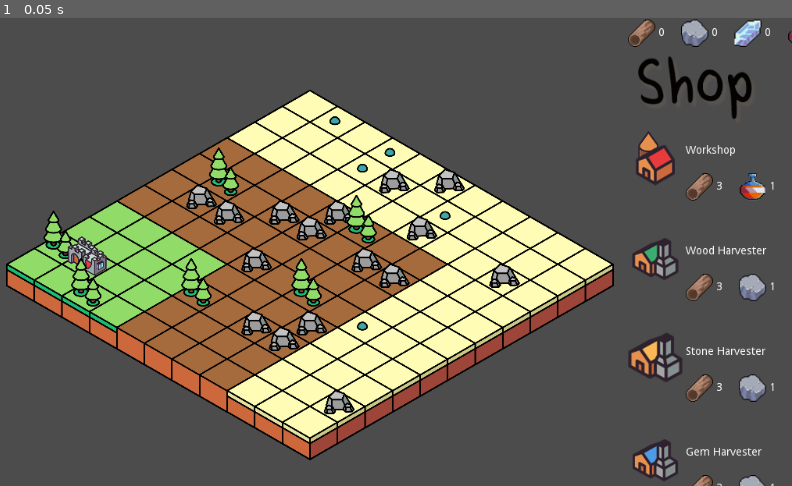
Above: before the commit, frame 1.
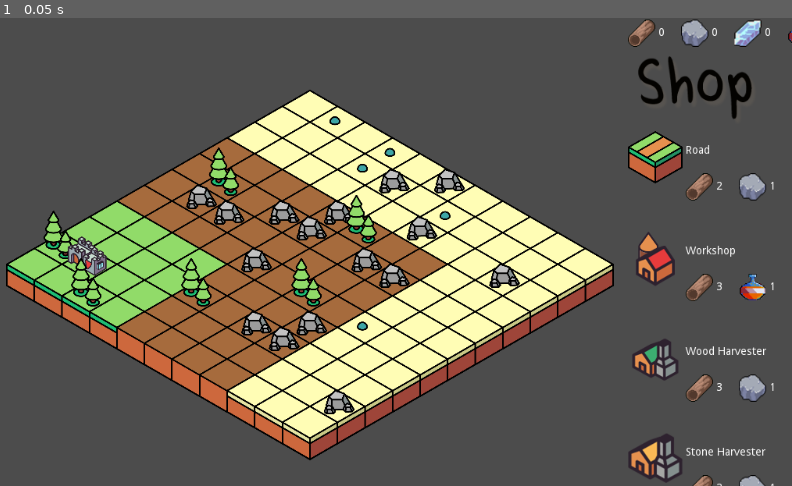
Above: after the commit, the same moment.

Repository: cyrillbrito/gmtk-22
Game: Godot game, scene res://Main/Main.tscn
Same seed, same stepped clock (60 frames per second), same inputs: the game is played once before the commit and once after it.
Inputs:
- Up to frame 1 (0.05 s): no input

The runs differ from the first frame. In frame 1, 2.2% of the frame differs, in the area x 79-97%, y 24-100%.

Commit message:
Added Dissabled

Diff:
--- a/SideMenu/Shop.gd
+++ b/SideMenu/Shop.gd
@@ -2,40 +2,51 @@
 
 var shopItems = [
 	{
+		name = "Road",
+		description = "This will allow to build other buildings",
+		disabled = false,
+		price = [2,1,0,1],
+		imgPath = "res://assets/Buildings/Road.png"
+	},
+	{
 		name = "Workshop",
 		description = "This building will allow you to upgrade your tools",
+		disabled = false,
 		price = [3,0,0,1],
 		imgPath = "res://assets/Buildings/Workshop.png"
 	},
 	 {
 		name = "Wood Harvester",
 		description = "This building will allow you harvest all wood surrounding it",
+		disabled = false,
 		price = [3,1,0,2],
 		imgPath = "res://assets/Buildings/WoodHarvester.png"
 	},
 	{
 		name = "Stone Harvester",
 		description = "This building will allow you harvest all stone surrounding it",
+		disabled = false,
 		price = [3,1,0,2],
 		imgPath = "res://assets/Buildings/StoneHarvester.png"
 	},
 	{
 		name = "Gem Harvester",
 		description = "This building will allow you harvest all gem surrounding it",
+		disabled = false,
 		price = [3,1,2,2],
 		imgPath = "res://assets/Buildings/GemHarvester.png"
 	},
 	 {
 		name = "Upgrade tools",
 		description = "Allows to break Stone",
-		disabled = "true",
+		disabled = true,
 		price = [3,1,0,2],
 		imgPath = "res://assets/Buildings/GemHarvester.png"
 	},
 	{
 		name = "2nd Upgrade tools",
 		description = "Allows to break Gem",
-		disabled = "true",
+		disabled = true,
 		price = [3,1,2,2],
 		imgPath = "res://assets/Buildings/GemHarvester.png"
 	},
@@ -44,11 +55,12 @@
 func _ready():
 	var shopItemScene = preload("res://SideMenu/ShopItem.tscn")
 	for key in shopItems:
-		var scene = shopItemScene.instance()
-		scene.ItemName = key.name;
-		scene.WoodPrice = key.price[0]
-		scene.StonePrice = key.price[1]
-		scene.GemPrice = key.price[2]
-		scene.ManaPrice = key.price[3]
-		scene.imgPath = key.imgPath
-		get_node("VBoxContainer/ScrollContainer/VBoxContainer/").add_child(scene)
+		if !key.disabled:
+			var scene = shopItemScene.instance()
+			scene.ItemName = key.name;
+			scene.WoodPrice = key.price[0]
+			scene.StonePrice = key.price[1]
+			scene.GemPrice = key.price[2]
+			scene.ManaPrice = key.price[3]
+			scene.imgPath = key.imgPath
+			get_node("VBoxContainer/ScrollContainer/VBoxContainer/").add_child(scene)
Binary file added: assets/Buildings/Road.png
Not shown, added: assets/Buildings/Road.png.import
